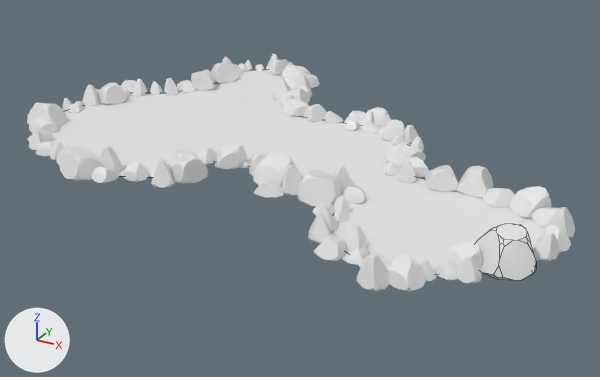
What one commit did to the Blender file Model/Pound.blend.
Before and after are seen from a 50 mm lens placed at (67.0, -113.6, 42.8), pointed at (12.8, -15.0, -6.4). Lighting does not change. The marker at lower left points along +X, +Y and +Z. The first picture is the older version. Mesh edges are drawn as thin lines on the coarser meshes.

In view in the first picture: 'Water', 'stone_04.005', 'stone_05.007', 'stone_05.008', 'stone_06.007', 'stone_06.008', 'stone_07.002', 'stone_07.003', 'stone_07.004', 'stone_07.005', 'stone_07.006', 'stone_07.007' and 48 more.
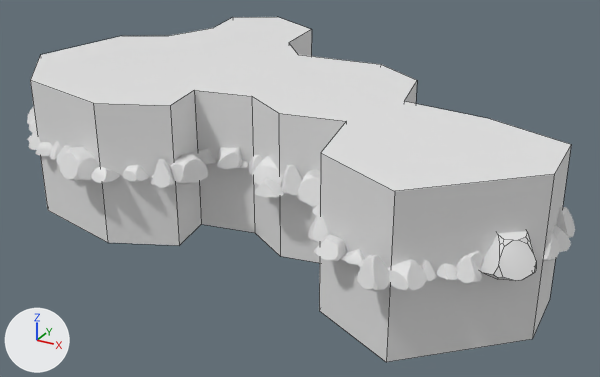
Pixel boxes [x1, y1, x2, y2] of what changed, in the pictures (600 x 377 px):
```json
{"object": "PoundBool", "change": "added", "after": [30, 17, 571, 362]}
{"object": "Water", "change": "hidden", "before": [49, 70, 545, 275]}
{"object": "stone_07.006", "change": "unchanged, covered by the edit", "before": [298, 163, 365, 206], "after": [298, 169, 321, 206]}
{"object": "stone_04.005", "change": "unchanged, covered by the edit", "before": [510, 186, 552, 218]}
```

The change, as JSON lines over the scene's bpy script:
```json
{"op": "add", "block": "ob_water", "code": "ob_water.hide_viewport = True"}
{"op": "add", "block": "ob_poundbool", "code": ["ob_poundbool = bpy.data.objects.new('PoundBool', me_watershape.copy())  # the mesh of ob_water", "ob_poundbool.location = (0.0, 0.0, 0.0)", "_m = ob_poundbool.modifiers.new('Solidify', 'SOLIDIFY')", "_m.thickness = 20.0", "_m.offset = 0.0"]}
```
